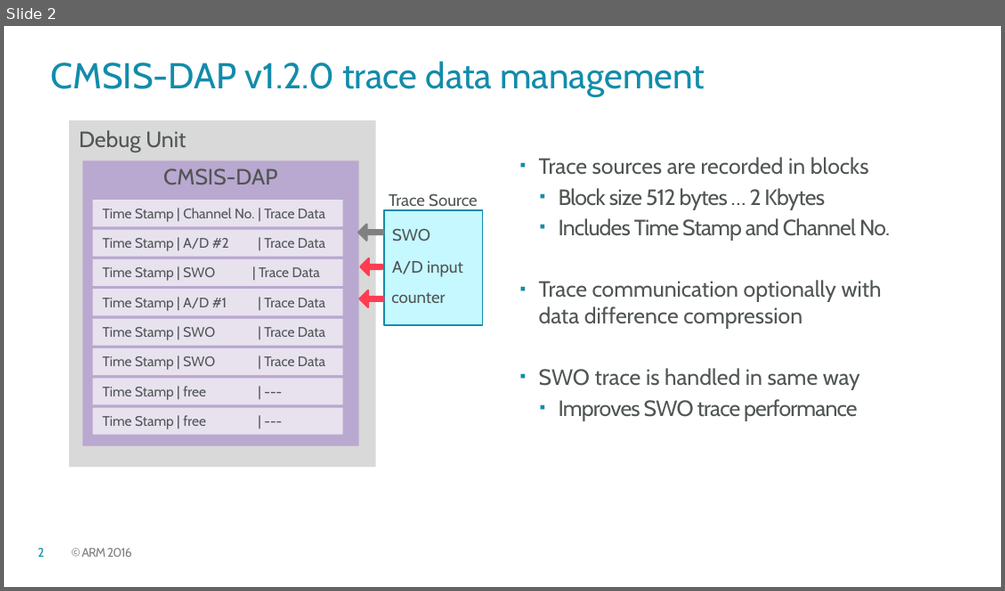
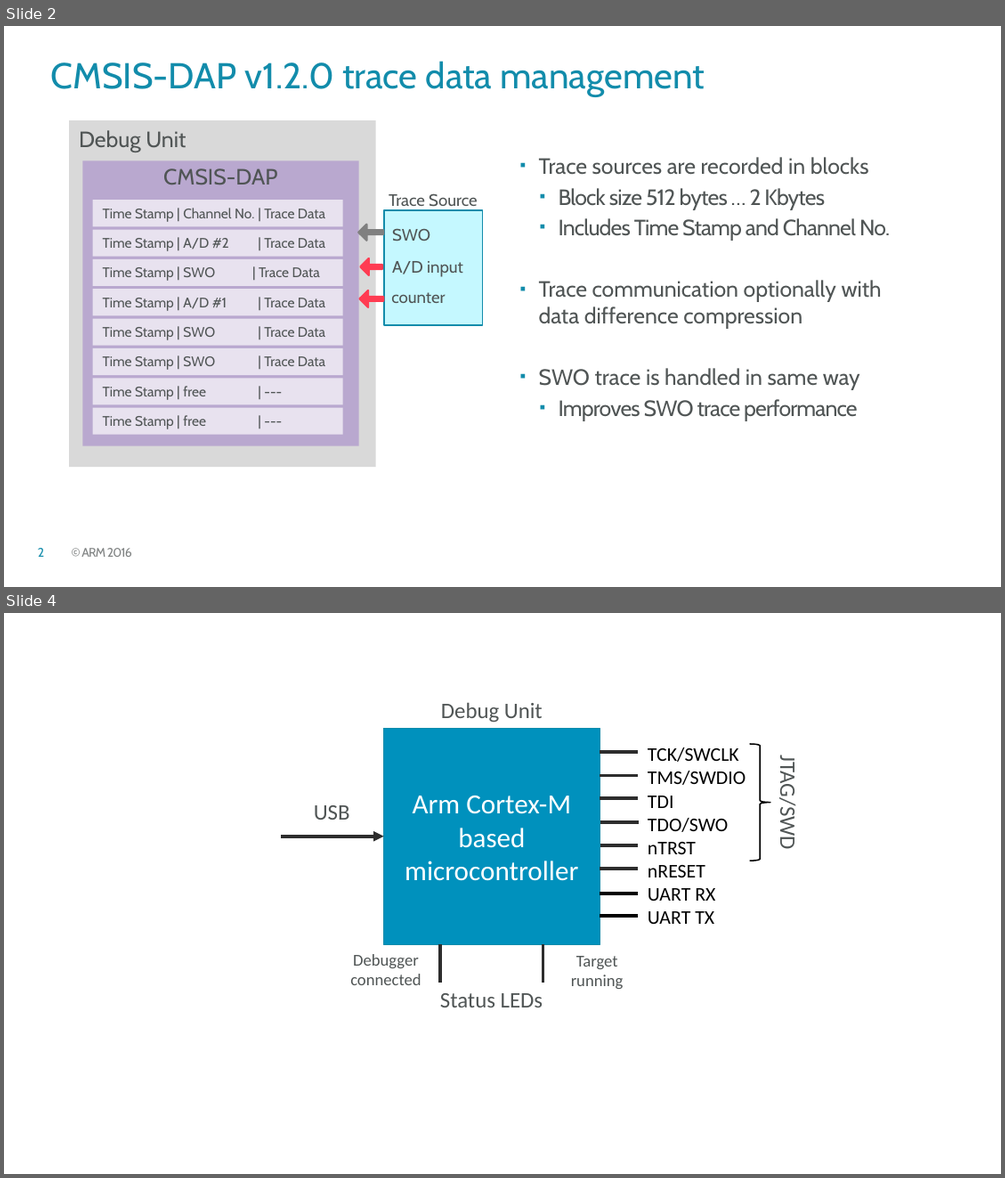
Before and after one commit to JonatanAntoni/CMSIS-DAP, a slide deck: doxygen/CMSIS_DAP2.pptx. Shown one above the other, each under a label of ours: slide 2 before the commit, slides 2 and 4 after it; the slides between them are not shown. The pictures are 1005x591 and 1005x1178 pixels, drawn with LibreOffice and Linux fonts; fonts in the diff are those of the drawing; background and template pictures are left out. Boxes give left, top, right and bottom in pixels: in the first picture for what was removed or moved away, otherwise in the second. Text is boxed around its words. In the diff, an @@ line names an element or a change of style, - is before the commit and + after.

Commit message:
CMSIS-DAP: Update documentation (UART communication)

```diff
--- a/doxygen/CMSIS_DAP2.pptx
+++ b/doxygen/CMSIS_DAP2.pptx
@@ slide 4 added at (x1=4, y1=613, x2=1001, y2=1174), background #FFFFFF @@
@@ text added at (x1=441, y1=702, x2=542, y2=722), 16 pt, text #505555 @@
+Debug Unit
@@ rectangle added at (x1=384, y1=729, x2=600, y2=945), fill #0091BD, outline #128CAB 0.5 pt, 20 pt, text #FFFFFF @@
+Arm Cortex-M based microcontroller
@@ right brace added at (x1=750, y1=744, x2=770, y2=860), outline #000000 1 pt @@
@@ line added from (600, 753) to (638, 753), #2D2D2D 2.5 pt @@
@@ text added at (x1=647, y1=747, x2=745, y2=924), 14 pt, text #000000 @@
+TCK/SWCLK
+TMS/SWDIO
+TDI
+TDO/SWO
+nTRST
+nRESET
+UART RX
+UART TX
@@ text added at (x1=774, y1=764, x2=801, y2=847), 16 pt, text #505555 @@
+JTAG/SWD
@@ line added from (599, 798) to (638, 798), #2D2D2D 2.5 pt @@
@@ line added from (600, 776) to (638, 776), #2D2D2D 2.5 pt @@
@@ text added at (x1=314, y1=805, x2=350, y2=819), 16 pt, text #505555 @@
+USB
@@ line added from (600, 822) to (638, 822), #2D2D2D 2.5 pt @@
@@ arrow added from (281, 836) to (384, 836), #2D2D2D 2.5 pt @@
@@ line added from (600, 845) to (638, 845), #2D2D2D 2.5 pt @@
@@ line added from (599, 869) to (638, 869), #2D2D2D 2.5 pt @@
@@ line added from (599, 893) to (638, 893), #000000 2.5 pt @@
@@ line added from (599, 915) to (638, 915), #000000 2.5 pt @@
@@ text added at (x1=350, y1=954, x2=421, y2=985), 12 pt, text #505555 @@
+Debugger connected
@@ line added from (439, 944) to (439, 981), #2D2D2D 2.5 pt @@
@@ line added from (543, 944) to (543, 981), #2D2D2D 2.5 pt @@
@@ text added at (x1=571, y1=956, x2=623, y2=989), 12 pt, text #505555 @@
+Target running
@@ text added at (x1=440, y1=993, x2=543, y2=1007), 16 pt, text #505555 @@
+Status LEDs
```
Also in this commit, not shown: 2 other slides added, 8 other files.
